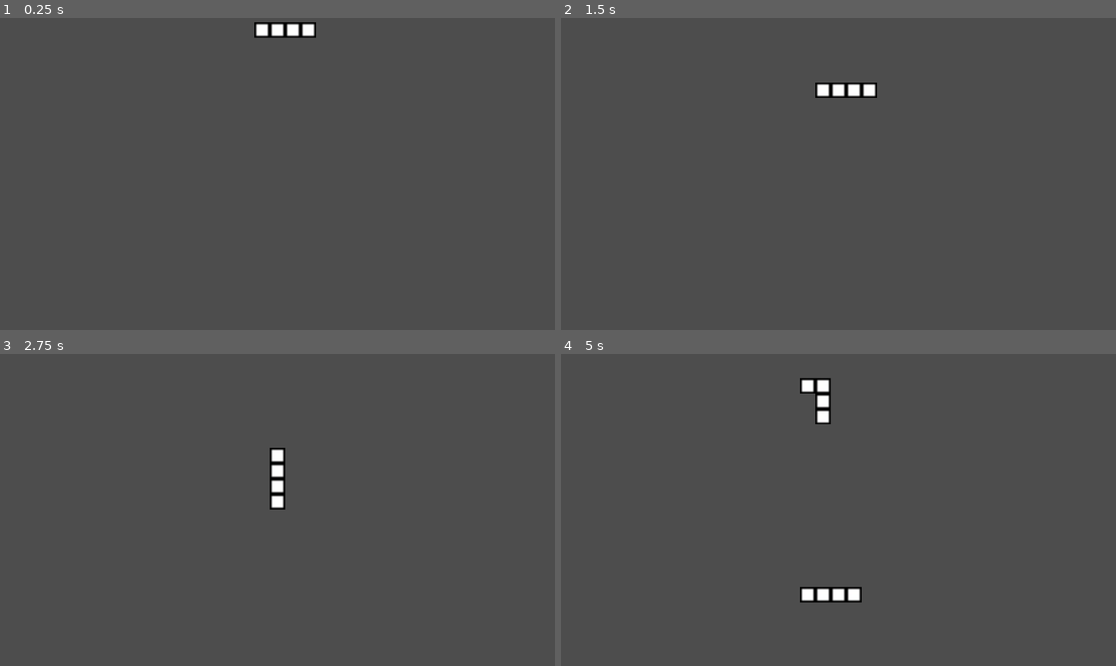
Above: before the commit, frames 1-4 (two rows, left to right).
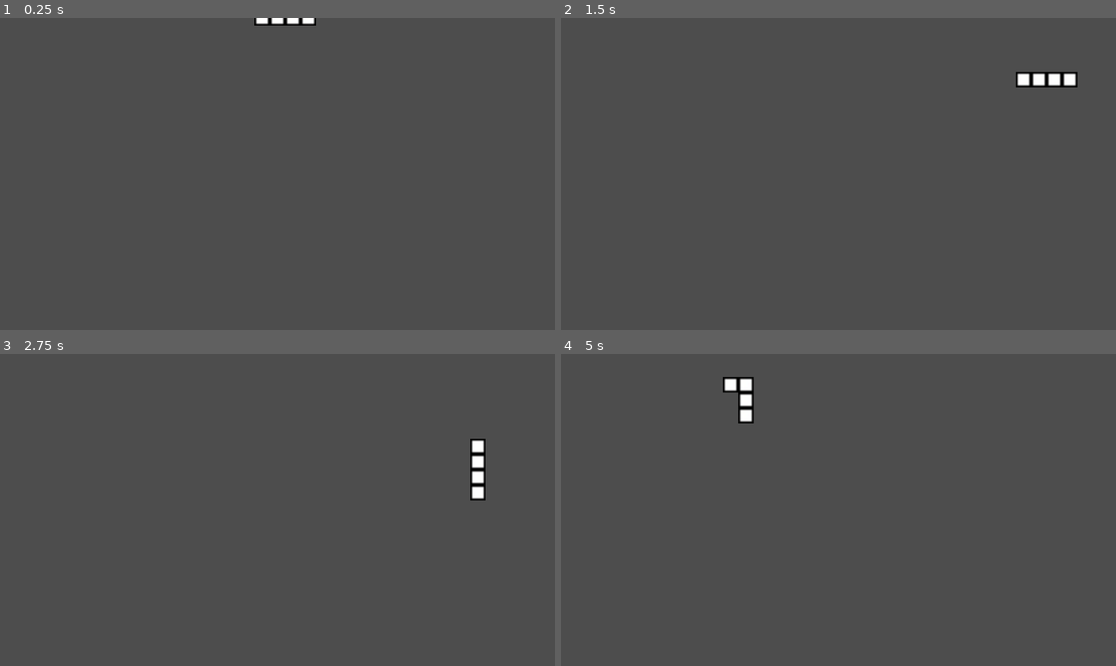
Above: after the commit, the same moments.

Repository: milksake/GDTetris
Game: Godot game, scene res://tetris/test.tscn
Two runs of this game, one before a commit and one after it. Both use one fixed random seed, a clock stepped at 60 frames per second and the inputs below.
Inputs:
- Up to frame 1 (0.25 s): no input
- Up to frame 2 (1.5 s): tap Enter (ui_accept) at 0.5, 0.77 s; hold Right (block_move_right) from 0.53 s (still down); tap Up (block_rotate) at 0.6, 1.35 s
- Up to frame 3 (2.75 s): tap Enter (ui_accept) at 1.52 s; release Right (block_move_right) at 2.03 s; hold Left (block_move_left) from 2.03 s (still down); tap Up (block_rotate) at 2.1 s
- Up to frame 4 (5 s): release Left (block_move_left) at 2.78 s; hold Right (block_move_right) 2.78-4.28 s; tap Up (block_rotate) at 2.85, 3.6, 4.35 s; tap Enter (ui_accept) at 3.02, 3.77, 4.52 s; hold Left (block_move_left) from 4.28 s (still down)

The runs differ from the first frame. In frame 1, 0.7% of the frame differs, in the area x 45-57%, y 0-7%; in frame 2, 1.1%; in frame 3, 1.0%; in frame 4, 1.6%, in the area x 29-55%, y 7-80%.

Commit message:
tetris v2

Diff:
--- a/tetris/block.gd
+++ b/tetris/block.gd
@@ -5,6 +5,7 @@
 const BLOCK_SIZE := 32
 var active := true
 var screen_size: Vector2
+var remainder: Vector2
 
 # Called when the node enters the scene tree for the first time.
 func _ready():
@@ -16,15 +17,27 @@
 func _process(dt: float):
 	if active:
 		if Input.is_action_pressed("block_down"):
-			position.y += MAX_VEL_Y * dt
+			remainder.y += MAX_VEL_Y * dt
 		else:
-			position.y += VEL_Y * dt
+			remainder.y += VEL_Y * dt
 
-		if Input.is_action_just_pressed("block_move_left"):
+		if Input.is_action_pressed("block_move_left"):
+			remainder.x -= MAX_VEL_Y * dt
+
+		if Input.is_action_pressed("block_move_right"):
+			remainder.x += MAX_VEL_Y * dt
+
+		while remainder.x > BLOCK_SIZE:
+			position.x += BLOCK_SIZE
+			remainder.x -= BLOCK_SIZE
+
+		while remainder.x < -BLOCK_SIZE:
 			position.x -= BLOCK_SIZE
+			remainder.x += BLOCK_SIZE
 
-		if Input.is_action_just_pressed("block_move_right"):
-			position.x += BLOCK_SIZE
+		while remainder.y > BLOCK_SIZE:
+			position.y += BLOCK_SIZE
+			remainder.y -= BLOCK_SIZE
 
 		if Input.is_action_just_pressed("block_rotate"):
 			rotation += PI / 2.0
